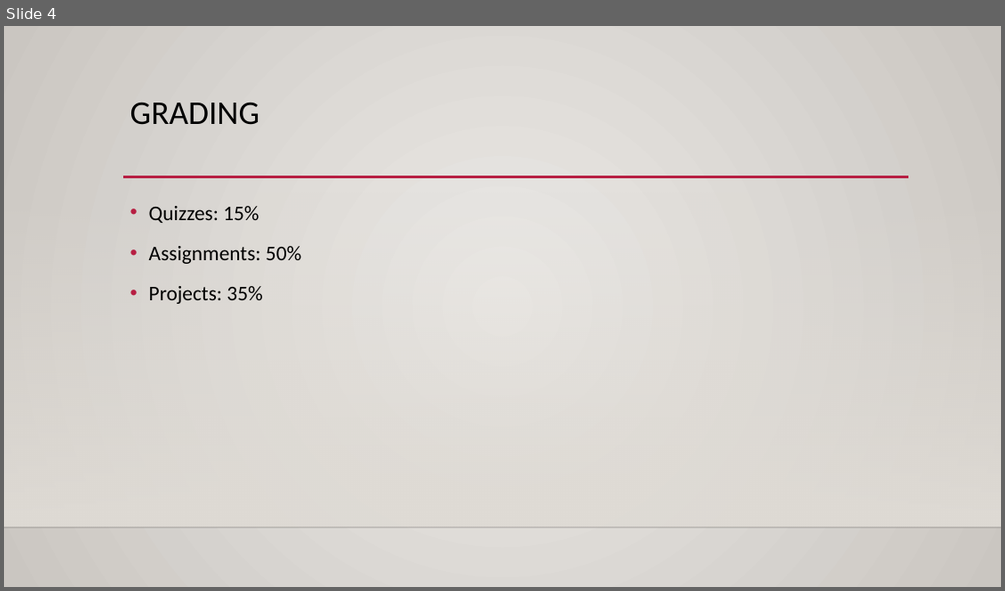
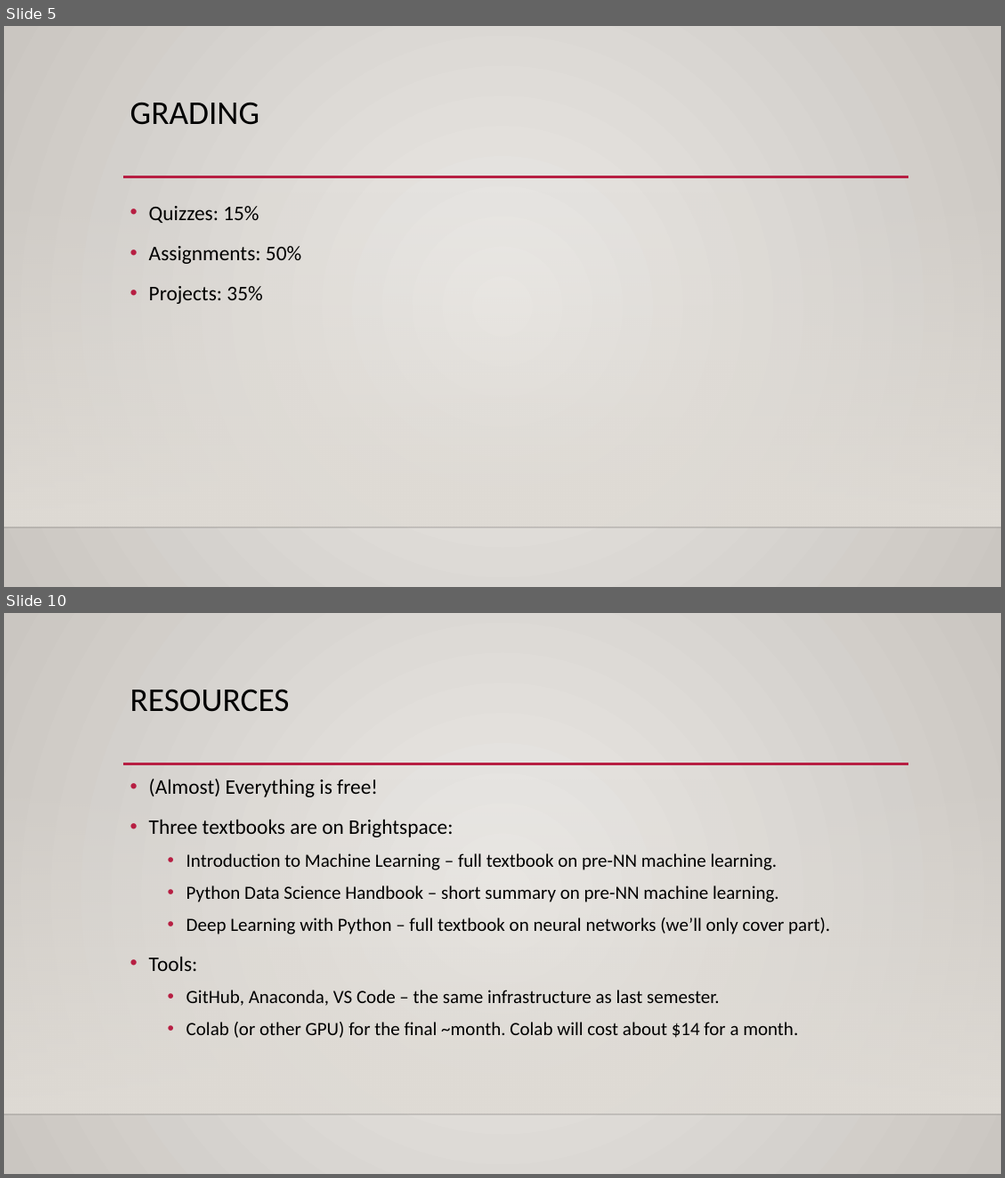
Before and after one commit to glennybarnes/Intro_to_Machine_Learning_Students, a slide deck: reference_content/Slides/Intro.pptx. Shown one above the other, each under a label of ours: slide 4 before the commit, slides 5 and 10 after it; the slides between them are not shown. The pictures are 1005x591 and 1005x1178 pixels, drawn with LibreOffice and Linux fonts; fonts in the diff are those of the drawing; background and template pictures are left out. Boxes give left, top, right and bottom in pixels: in the first picture for what was removed or moved away, otherwise in the second. Text is boxed around its words. In the diff, an @@ line names an element or a change of style, - is before the commit and + after.

```diff
--- a/reference_content/Slides/Intro.pptx
+++ b/reference_content/Slides/Intro.pptx
@@ slide 10 added at (x1=4, y1=613, x2=1001, y2=1174), background gradient #ECEAE7 to #CAC7C1; not listed: 3 template elements that a slide beside it also shows @@
@@ title added at (x1=130, y1=689, x2=290, y2=712), 32 pt, text #000000 @@
+RESOURCES
@@ text added at (x1=149, y1=779, x2=830, y2=1038), 18 pt, text #000000 @@
+• (Almost) Everything is free!
+• Three textbooks are on Brightspace:
+  • Introduction to Machine Learning – full textbook on pre-NN machine learning.
+  • Python Data Science Handbook – short summary on pre-NN machine learning.
+  • Deep Learning with Python – full textbook on neural networks (we’ll only cover part).
+• Tools:
+  • GitHub, Anaconda, VS Code – the same infrastructure as last semester.
+  • Colab (or other GPU) for the final ~month. Colab will cost about $14 for a month.
@@ what was slide 4 is now slide 5 @@
```
Also in this commit, not shown: 6 slides changed, 20 other slides added, 3 other files.
